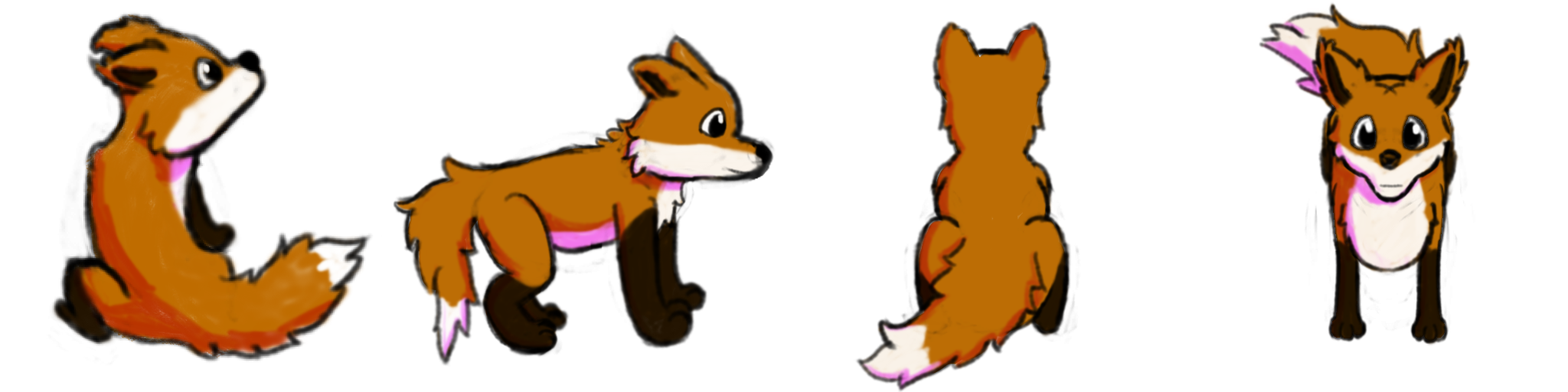
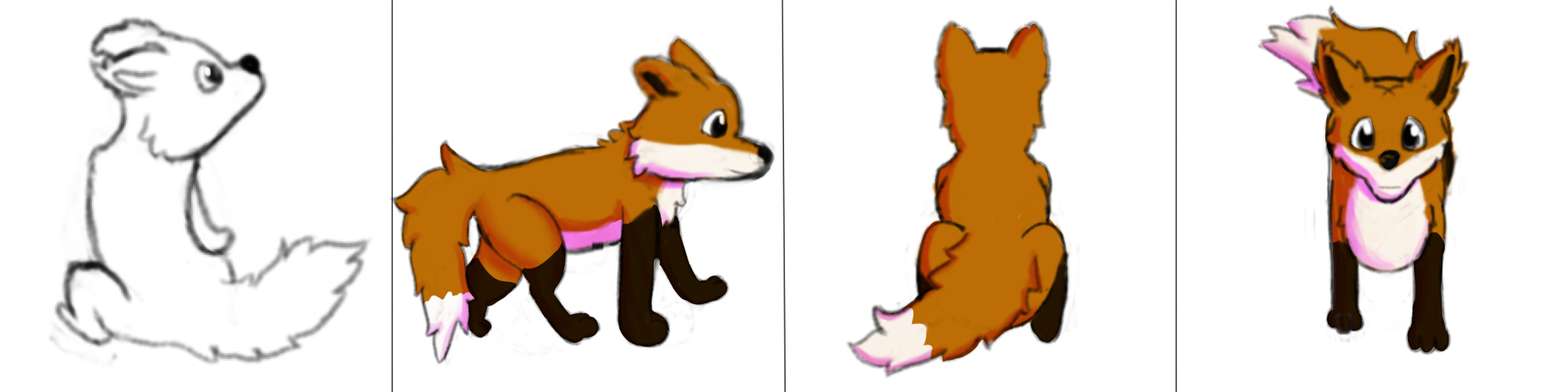
Revision of a layered 1568px x 392px image; what changed, layer by layer:
added group "Group 11" with 4 layers in group "Group 5" over box(47, 0, 1474, 392)
showed "Copy of Paint Layer 1" (1st of 3, in "Group 5" › "Group 11"), moved it into group "Group 11", painted on it over box(47, 0, 1474, 392)
added layer "Paint Layer 6" (1st of 3, in "Group 5" › "Group 11") (multiply) in group "Group 11" over box(48, 0, 1474, 392)
added layer "Paint Layer 3" (1st of 4, in "Group 5" › "Group 11") in group "Group 11" over box(784, 0, 1176, 392)
added layer "Paint Layer 3" (2nd of 4, in "Group 5" › "Group 11") in group "Group 11" over box(343, 0, 1474, 392)
showed group "Group 9" (3 layers) over box(47, 0, 1474, 392)
painted on "Paint Layer 8" (1st of 3, in "Group 5" › "Group 9") over box(47, 0, 1474, 392)
painted on "Paint Layer 8" (2nd of 3, in "Group 5" › "Group 9") over box(735, 0, 787, 392)
painted on "Paint Layer 8" (3rd of 3, in "Group 5" › "Group 9") over box(343, 0, 441, 392)
hid group "Group 4" (4 layers) over box(47, 0, 1474, 392)
painted on "Paint Layer 6" (3rd of 3, in "Group 5" › "Group 4") over box(49, 0, 1474, 392)
painted on "Paint Layer 3" (4th of 4, in "Group 5" › "Group 4") over box(47, 0, 1474, 392)
